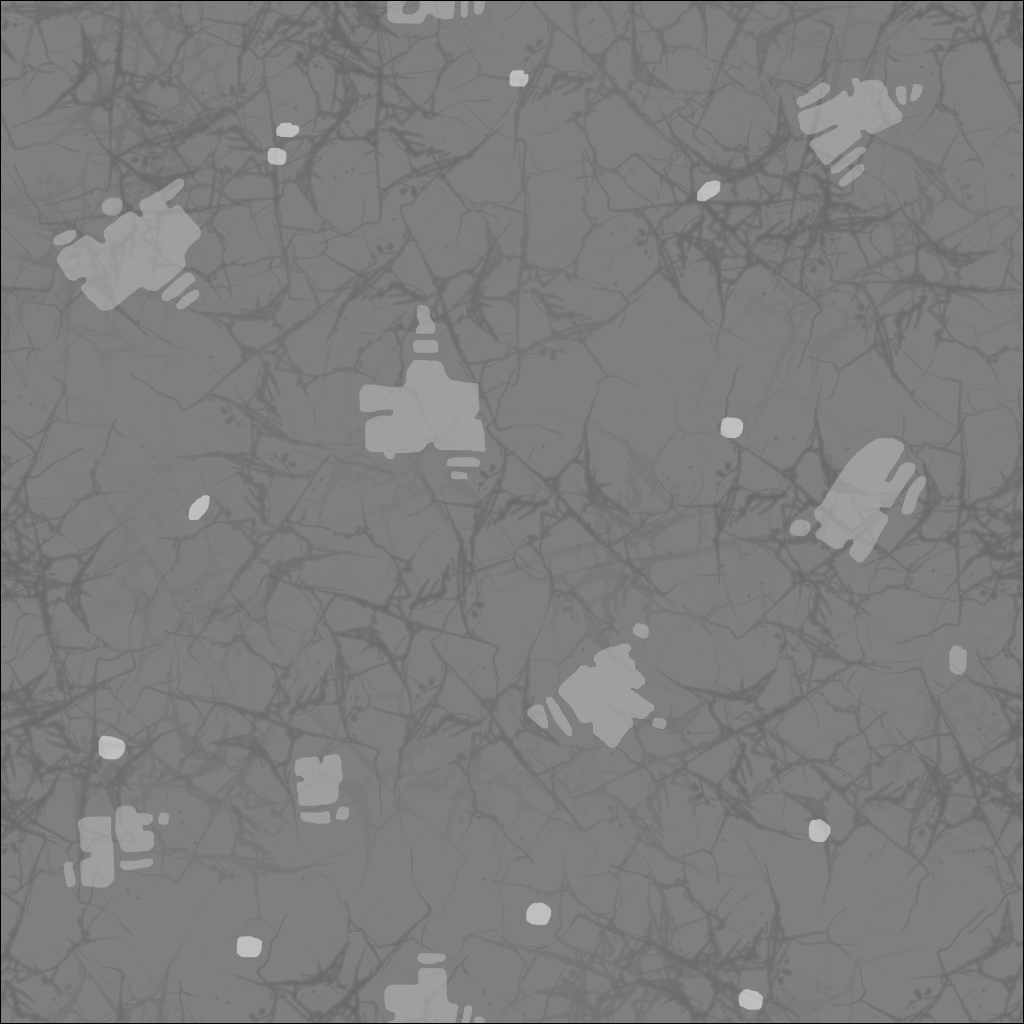
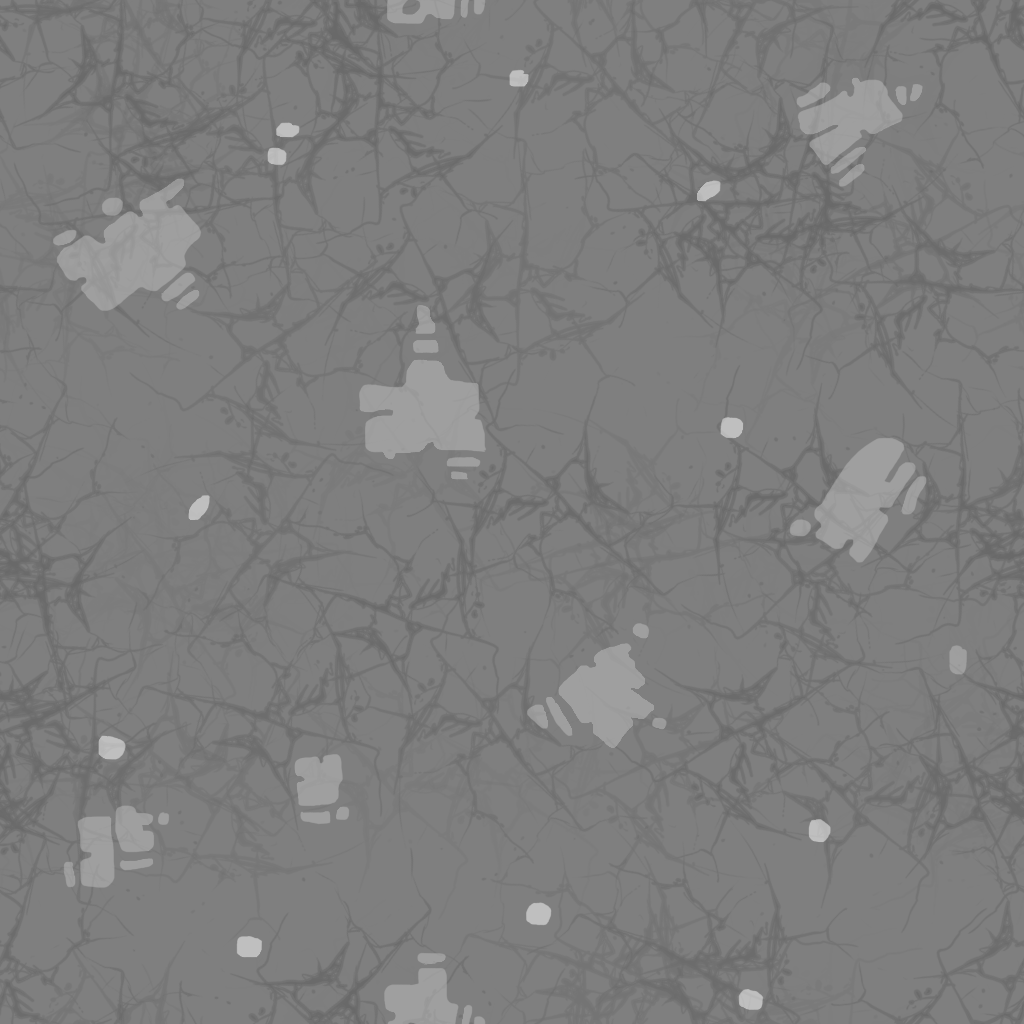
Two versions of the same layered image (1024x1024). Layer-by-layer changes:
hid "Frame" over [0, 0, 1024, 1024]
